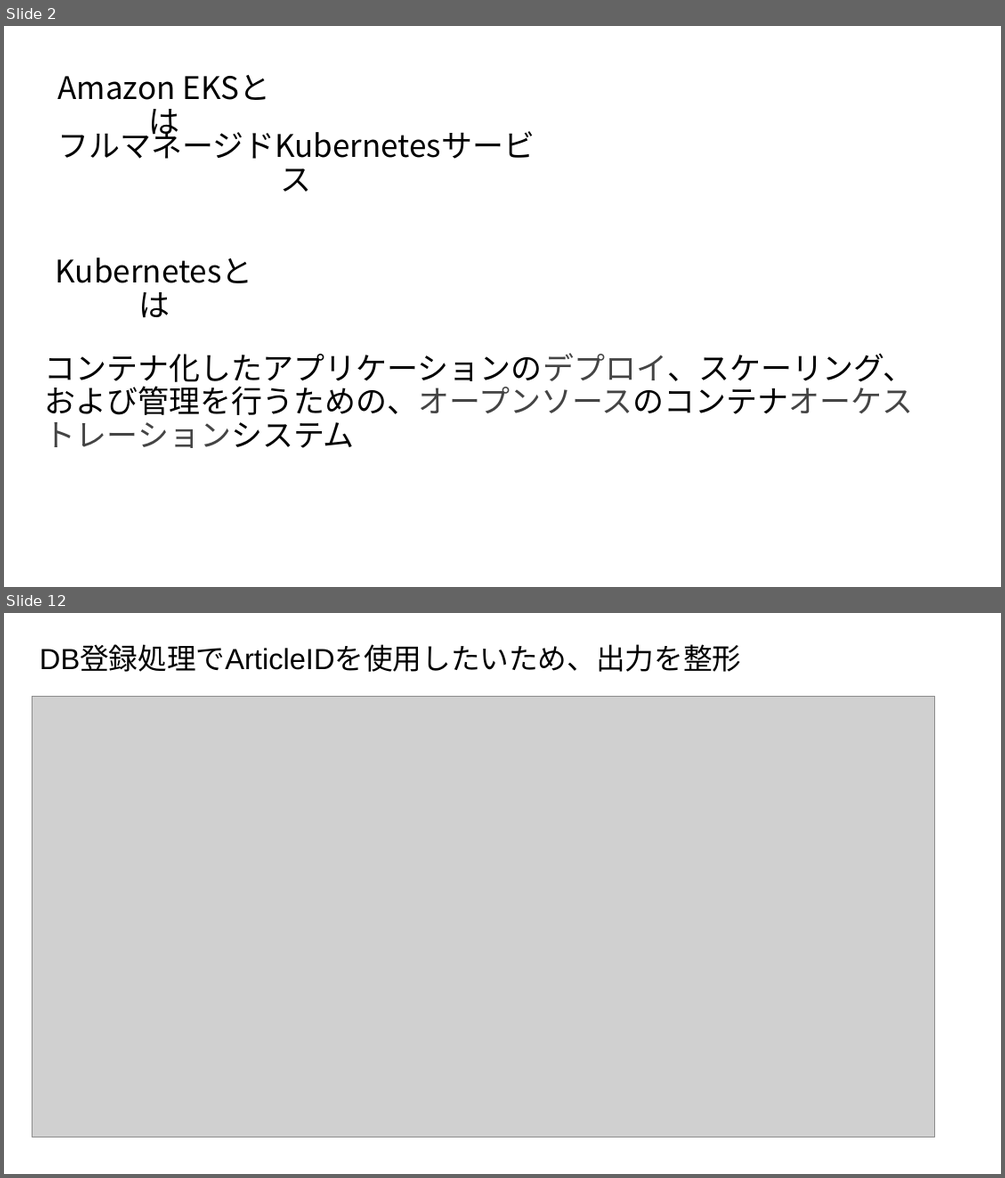
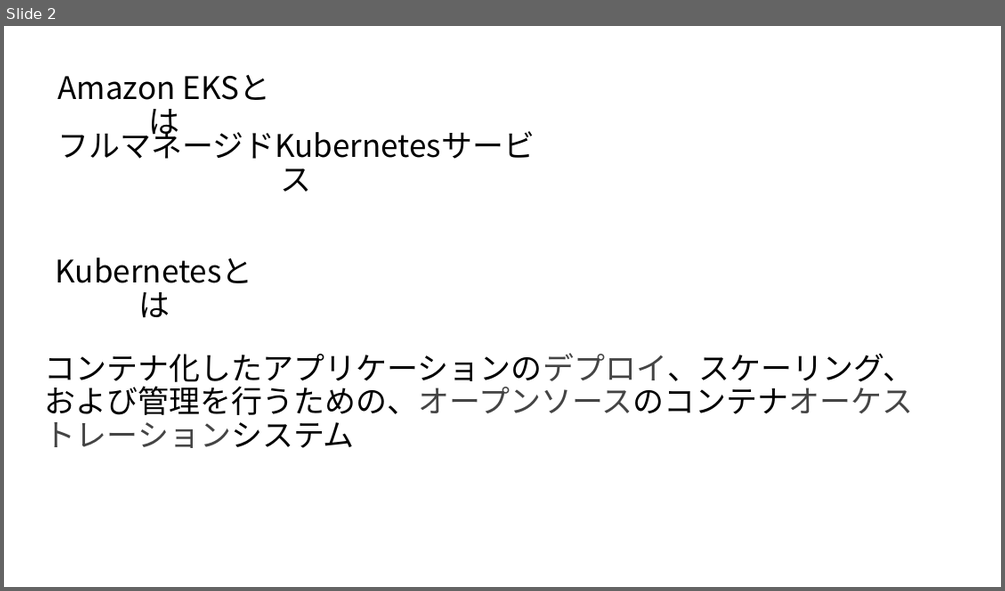
Before and after one commit to TokushigeJunya/test, a slide deck: AmazonEKS入門.pptx. Shown one above the other, each under a label of ours: slides 2 and 12 before the commit, slide 2 after it; the slides between them are not shown. The pictures are 1005x1178 and 1005x591 pixels, drawn with LibreOffice and Linux fonts; fonts in the diff are those of the drawing; grey boxes stand for pictures. Boxes give left, top, right and bottom in pixels: in the first picture for what was removed or moved away, otherwise in the second. Text is boxed around its words. In the diff, an @@ line names an element or a change of style, - is before the commit and + after.

```diff
--- a/AmazonEKS入門.pptx
+++ b/AmazonEKS入門.pptx
@@ slide 12 removed at (x1=4, y1=613, x2=1001, y2=1174), background #FFFFFF @@
@@ text removed at (x1=40, y1=646, x2=741, y2=672) @@
-DB登録処理でArticleIDを使用したいため、出力を整形
@@ picture removed at (x1=32, y1=697, x2=934, y2=1136) @@
```
Also in this commit, not shown: 1 slide changed, 14 slides added, 15 other slides removed.
